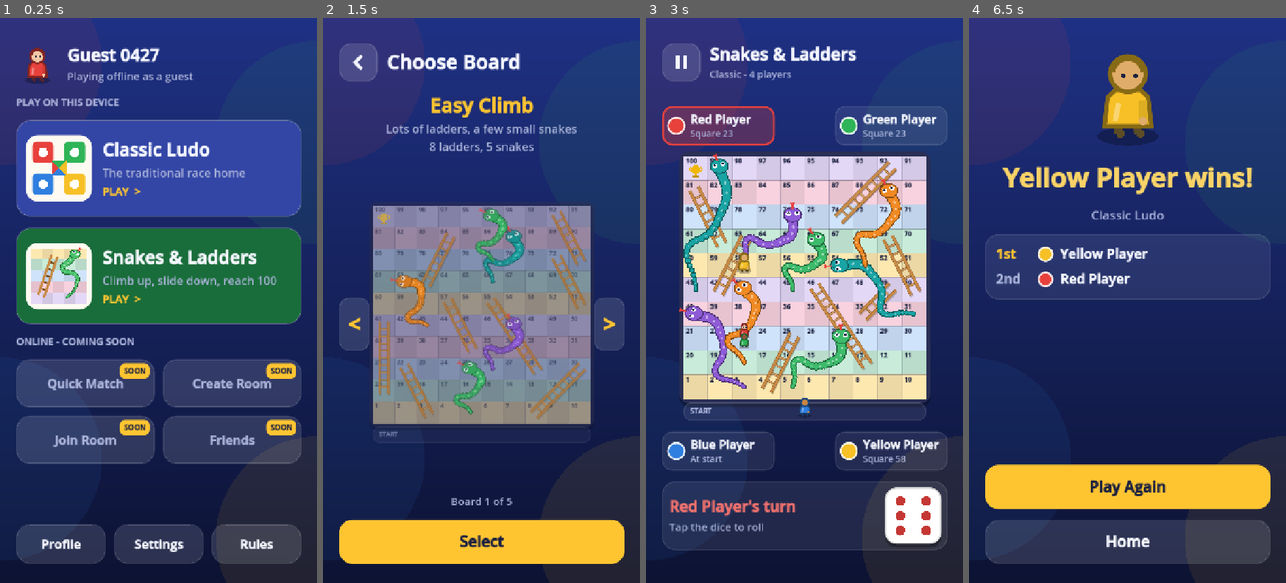
Above: before the commit, frames 1-4 (left to right).
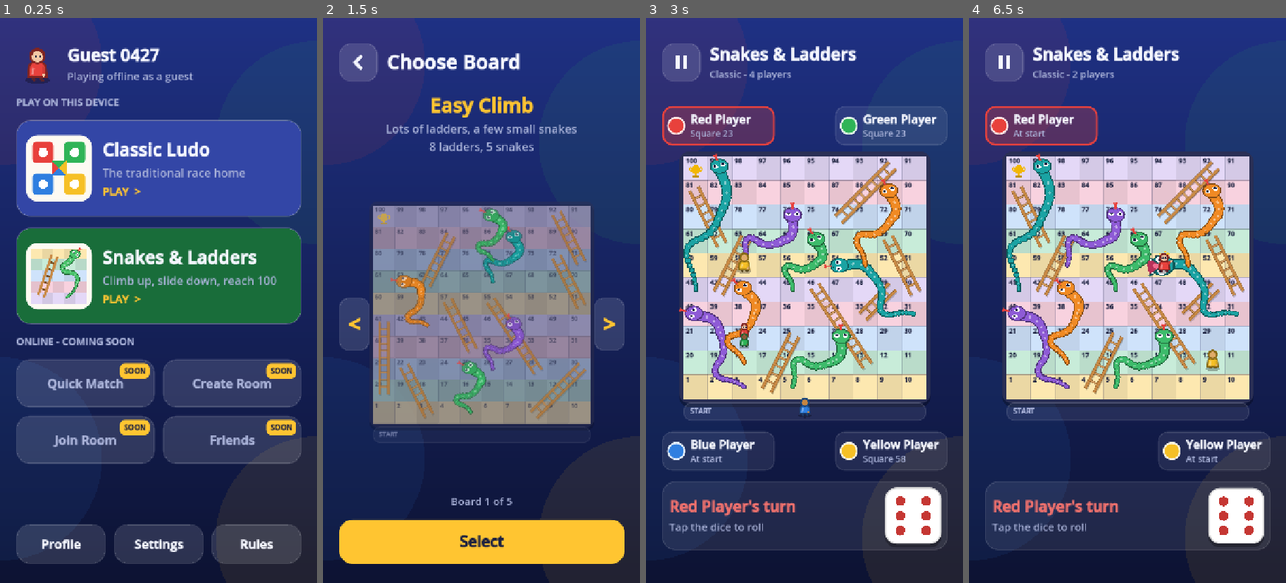
Above: after the commit, the same moments.

Repository: xtremrakib007/RsLUDO
Game: Godot game, scene res://tools/screenshots.tscn
Two runs of this game, one before a commit and one after it. Both use one fixed random seed, a clock stepped at 60 frames per second and the inputs below. This scene is started directly instead of the project's main scene.
Inputs (mouse positions are in pixels of both pictures, inside the frame that each line leads up to):
- Up to frame 1 (0.25 s): no input
- Up to frame 2 (1.5 s): click (481, 170) at 0.52 s; click "Continue" at 1.25 s
- Up to frame 3 (3 s): click "<" at 2 s; click (680, 63) at 2.75 s
- Up to frame 4 (6.5 s): move the mouse to (1197, 272) at 3.52 s; click (1197, 272) at 3.67 s; click (1235, 515) at 4.25 s; click (1235, 515) at 5 s; click (1235, 515) at 5.75 s

The runs differ from the first frame. In frame 1, less than 0.1% of the frame differs, in the area x 23-25%, y 41-43%; in frame 2, less than 0.1%; in frame 3, less than 0.1%; in frame 4, 52%, in the area x 5-96%, y 4-97%.

Commit message:
Snakes & Ladders: the snake opens its mouth and swallows the pawn
When a pawn stops on a snake's head, the snake opens a big cartoon mouth, the
pawn is pulled in and shrinks, the mouth snaps shut (GULP!), a bulge in the
pawn's colour travels down the body, and the pawn pops out of the tail, dizzy.

Co-Authored-By: Claude Opus 5.5 <noreply@anthropic.com>
Claude-Session: https://claude.ai/code/session_01PxNJNDQdbjEGoucC67j9Ub

Diff:
--- a/scripts/board/snake_art.gd
+++ b/scripts/board/snake_art.gd
@@ -4,49 +4,86 @@
 ## Placeholder art drawn in code; it can be replaced by sprites later.
 
 
-static func draw_snake(canvas: CanvasItem, anchors: Array[Vector2], cell: float, color: Color) -> void:
+## mouth_open: 0 closed .. 1 wide open. bulge: -1 none, else 0 (at the head) .. 1 (at the tail),
+## a swallowed character travelling down the body, drawn in bulge_color.
+static func draw_snake(canvas: CanvasItem, anchors: Array[Vector2], cell: float, color: Color, mouth_open: float = 0.0, bulge: float = -1.0, bulge_color: Color = Color.WHITE) -> void:
 	if anchors.size() < 2:
 		return
 	var path := _wiggle(_smooth(anchors), cell)
 	var count := path.size()
 	var outline := color.darkened(0.45)
 	var belly := color.lightened(0.45)
+	var bulge_index := (1.0 - bulge) * (count - 1) if bulge >= 0.0 else -100.0
 
-	# Body: overlapping circles that grow from the tail to the neck.
+	# Body: overlapping circles that grow from the tail to the neck, swelling where the bulge is.
 	for pass_index in 2:
 		for k in count:
-			var r := _radius(k, count, cell)
+			var r := _radius(k, count, cell) * _swell(k, bulge_index)
 			if pass_index == 0:
 				canvas.draw_circle(path[k], r + cell * 0.04, outline)
 			else:
 				canvas.draw_circle(path[k], r, color)
+	if bulge >= 0.0:
+		# A hint of the swallowed character's colour inside the bulge.
+		var i := clampi(roundi(bulge_index), 0, count - 1)
+		canvas.draw_circle(path[i], _radius(i, count, cell) * 1.1, Color(bulge_color, 0.45))
 	# Scales and a lighter belly stripe.
 	for k in range(2, count - 3, 2):
-		var r := _radius(k, count, cell)
+		var r := _radius(k, count, cell) * _swell(k, bulge_index)
 		canvas.draw_circle(path[k], r * 0.32, belly)
 		if k % 4 == 0:
 			canvas.draw_circle(path[k] + _normal(path, k) * r * 0.55, r * 0.22, outline.lerp(color, 0.4))
 
-	# Head, turned the way the body was going.
-	var direction := (path[count - 1] - path[maxi(count - 4, 0)]).normalized()
+	# Head, turned the way the body was going; it grows a little as the mouth opens.
+	var direction := head_direction(path)
 	var head := path[count - 1] + direction * cell * 0.08
-	canvas.draw_set_transform(head, direction.angle(), Vector2(1.25, 1.0))
+	var open := clampf(mouth_open, 0.0, 1.0)
+	canvas.draw_set_transform(head, direction.angle(), Vector2(1.25, 1.0) * (1.0 + 0.35 * open))
 	var head_r := cell * 0.27
 	canvas.draw_circle(Vector2.ZERO, head_r + cell * 0.04, outline)
 	canvas.draw_circle(Vector2.ZERO, head_r, color)
+	if open > 0.02:
+		# Cartoon open mouth: pink inside, tongue, two little white fangs.
+		var jaw := head_r * 1.05 * open
+		var mouth := PackedVector2Array([Vector2(-head_r * 0.15, 0), Vector2(head_r * 1.25, -jaw), Vector2(head_r * 1.35, 0), Vector2(head_r * 1.25, jaw)])
+		canvas.draw_colored_polygon(mouth, Color("b8325a"))
+		canvas.draw_polyline(PackedVector2Array([mouth[1], mouth[0], mouth[3]]), outline, maxf(1.5, cell * 0.04), true)
+		canvas.draw_circle(Vector2(head_r * 0.55, 0), head_r * 0.3 * open, Color("f06d8f"))
+		for side in [-1.0, 1.0]:
+			var base := Vector2(head_r * 0.95, jaw * 0.8 * side)
+			var fang := PackedVector2Array([base + Vector2(-head_r * 0.1, 0), base + Vector2(head_r * 0.1, 0), base + Vector2(0, -head_r * 0.3 * side * open)])
+			canvas.draw_colored_polygon(fang, Color.WHITE)
 	for side in [-1.0, 1.0]:
-		var eye := Vector2(head_r * 0.2, head_r * 0.5 * side)
-		canvas.draw_circle(eye, head_r * 0.32, Color.WHITE)
+		var eye := Vector2(head_r * 0.1, head_r * (0.5 + 0.15 * open) * side)
+		canvas.draw_circle(eye, head_r * (0.32 + 0.08 * open), Color.WHITE)
 		canvas.draw_circle(eye + Vector2(head_r * 0.08, 0), head_r * 0.16, Palette.TEXT_DARK)
-	canvas.draw_circle(Vector2(head_r * 0.75, -head_r * 0.2), head_r * 0.07, outline)
-	canvas.draw_circle(Vector2(head_r * 0.75, head_r * 0.2), head_r * 0.07, outline)
-	var tongue_color := Color("e8413c")
-	var tip := Vector2(head_r * 1.55, 0)
-	var width := maxf(1.5, cell * 0.045)
-	canvas.draw_line(Vector2(head_r * 0.95, 0), tip, tongue_color, width, true)
-	canvas.draw_line(tip, tip + Vector2(head_r * 0.25, -head_r * 0.2), tongue_color, width, true)
-	canvas.draw_line(tip, tip + Vector2(head_r * 0.25, head_r * 0.2), tongue_color, width, true)
+	if open <= 0.02:
+		canvas.draw_circle(Vector2(head_r * 0.75, -head_r * 0.2), head_r * 0.07, outline)
+		canvas.draw_circle(Vector2(head_r * 0.75, head_r * 0.2), head_r * 0.07, outline)
+		var tongue_color := Color("e8413c")
+		var tip := Vector2(head_r * 1.55, 0)
+		var width := maxf(1.5, cell * 0.045)
+		canvas.draw_line(Vector2(head_r * 0.95, 0), tip, tongue_color, width, true)
+		canvas.draw_line(tip, tip + Vector2(head_r * 0.25, -head_r * 0.2), tongue_color, width, true)
+		canvas.draw_line(tip, tip + Vector2(head_r * 0.25, head_r * 0.2), tongue_color, width, true)
 	canvas.draw_set_transform(Vector2.ZERO, 0.0, Vector2.ONE)
+
+
+## Which way the head points (along the end of the body path).
+static func head_direction(path: PackedVector2Array) -> Vector2:
+	var count := path.size()
+	return (path[count - 1] - path[maxi(count - 4, 0)]).normalized()
+
+
+## Where a swallowed character disappears: just inside the open mouth.
+static func mouth_point(anchors: Array[Vector2], cell: float) -> Vector2:
+	var path := body_path(anchors, cell)
+	return path[path.size() - 1] + head_direction(path) * cell * 0.45
+
+
+static func _swell(k: int, bulge_index: float) -> float:
+	var d := (k - bulge_index) / 2.5
+	return 1.0 + 0.9 * exp(-d * d)
 
 
 ## The snake's body line (tail to head), used to slide pawns down a snake.
--- a/scripts/board/snl_board_view.gd
+++ b/scripts/board/snl_board_view.gd
@@ -93,34 +93,70 @@
 	node.set_climb(0.0)
 
 
-## Slides down a snake, following its body from head to tail.
+## The snake eats the pawn: mouth opens, the pawn is pulled in, the mouth snaps
+## shut, a bulge travels down the body, and the pawn pops out of the tail, dizzy.
 func animate_slide(seat: int, from: int, to: int) -> void:
 	var node := pawn_node(seat)
 	if node == null:
 		return
-	_slide_path = SnakeArt.body_path(_snake_anchors(from, to), cell_size())
-	_slide_path.reverse()
-	_slide_node = node
-	# Arms up, "wheee", down the snake's back.
+	var cs := cell_size()
+	var anchors := _snake_anchors(from, to)
+	snake_head = from
+	snake_bulge = -1.0
+	_bulge_color = Palette.seat_color(seat)
+
+	# 1. Mouth opens wide; the pawn looks scared.
+	node.dizzy = true
 	node.arm_raise = 1.0
-	node.dizzy = true
 	var tween := create_tween()
-	tween.tween_method(_slide_step, 0.0, 1.0, 0.9).set_trans(Tween.TRANS_QUAD).set_ease(Tween.EASE_IN)
-	await tween.finished
-	node.rotation = 0.0
+	tween.tween_method(_set_mouth, 0.0, 1.0, 0.25).set_trans(Tween.TRANS_BACK).set_ease(Tween.EASE_OUT)
+	await tween.finished
+
+	# 2. Pulled into the mouth, shrinking.
+	tween = create_tween().set_parallel()
+	tween.tween_property(node, "position", SnakeArt.mouth_point(anchors, cs), 0.3).set_trans(Tween.TRANS_QUAD).set_ease(Tween.EASE_IN)
+	tween.tween_property(node, "scale", Vector2(0.15, 0.15), 0.3).set_trans(Tween.TRANS_QUAD).set_ease(Tween.EASE_IN)
+	await tween.finished
+	node.visible = false
+
+	# 3. GULP: the mouth snaps shut.
+	tween = create_tween()
+	tween.tween_method(_set_mouth, 1.0, 0.0, 0.15)
+	await tween.finished
+
+	# 4. A bulge travels from head to tail.
+	tween = create_tween()
+	tween.tween_method(_set_bulge, 0.0, 1.0, 1.0).set_trans(Tween.TRANS_SINE).set_ease(Tween.EASE_IN_OUT)
+	await tween.finished
+	_set_bulge(-1.0)
+	snake_head = -1
+
+	# 5. Pops out of the tail, dizzy, then recovers.
+	node.position = square_center(to) + _pawn_offset()
 	node.arm_raise = 0.0
+	node.visible = true
+	tween = create_tween()
+	tween.tween_property(node, "scale", Vector2.ONE, 0.3).set_trans(Tween.TRANS_BACK).set_ease(Tween.EASE_OUT)
+	tween.tween_interval(0.35)
+	await tween.finished
 	node.dizzy = false
 
 
-var _slide_path := PackedVector2Array()
-var _slide_node: PawnToken
-
-
-func _slide_step(t: float) -> void:
-	if _slide_node == null:
-		return
-	_slide_node.position = _point_along(_slide_path, t) + _pawn_offset()
-	_slide_node.rotation = sin(t * TAU * 3.0) * 0.25
+## Which snake (by head square) is animating, its mouth and bulge (for drawing and tests).
+var snake_head: int = -1
+var snake_mouth: float = 0.0
+var snake_bulge: float = -1.0
+var _bulge_color: Color = Color.WHITE
+
+
+func _set_mouth(value: float) -> void:
+	snake_mouth = value
+	queue_redraw()
+
+
+func _set_bulge(value: float) -> void:
+	snake_bulge = value
+	queue_redraw()
 
 
 func _point_along(path: PackedVector2Array, t: float) -> Vector2:
@@ -199,7 +235,11 @@
 		_draw_ladder(int(bottom), int(board.ladders[bottom]), cs)
 	var index := 0
 	for head in board.snakes:
-		SnakeArt.draw_snake(self, _snake_anchors(int(head), int(board.snakes[head])), cs, Palette.snake_color(index))
+		var anchors := _snake_anchors(int(head), int(board.snakes[head]))
+		if int(head) == snake_head:
+			SnakeArt.draw_snake(self, anchors, cs, Palette.snake_color(index), snake_mouth, snake_bulge, _bulge_color)
+		else:
+			SnakeArt.draw_snake(self, anchors, cs, Palette.snake_color(index))
 		index += 1
 
 
--- a/scripts/ui/screens/snl_game_screen.gd
+++ b/scripts/ui/screens/snl_game_screen.gd
@@ -76,8 +76,7 @@
 				await _wait(0.25)
 				await board.animate_climb(d["seat"], d["to"])
 			GameEvent.Type.SNAKE_SLIDE:
-				_show_banner("Snake! Down to %d" % d["to"], Palette.SNAKE_BODY)
-				await _wait(0.25)
+				_show_banner("GULP! Down to %d" % d["to"], Palette.SNAKE_BODY)
 				await board.animate_slide(d["seat"], d["from"], d["to"])
 			GameEvent.Type.PLAYER_FINISHED:
 				_show_banner("%s reached 100!" % _name(d["seat"]), Palette.seat_color(d["seat"]))
--- a/tests/unit/test_animations.gd
+++ b/tests/unit/test_animations.gd
@@ -96,3 +96,32 @@
 	assert_eq(local_match.state.pawn_progress(0, 0), 15)
 	screen.queue_free()
 	await tree.process_frame
+
+
+func test_snake_swallows_the_pawn_and_it_pops_out_at_the_tail() -> void:
+	var view := SnlBoardView.new()
+	view.size = Vector2(600, 660)
+	view.setup(SnlBoard.create("t", "T", "", {}, {27: 5}), [0] as Array[int])
+	tree.root.add_child(view)
+	await tree.process_frame
+	var state := SnlState.create([0] as Array[int])
+	state.set_position(0, 27)
+	view.sync(state)
+	var pawn := view.pawn_node(0)
+	view.animate_slide(0, 27, 5)
+	await _wait_seconds(0.2)
+	assert_eq(view.snake_head, 27, "the snake on 27 is animating")
+	assert_true(view.snake_mouth > 0.5, "mouth opens wide")
+	await _wait_seconds(0.55)
+	assert_false(pawn.visible, "pawn swallowed")
+	await _wait_seconds(0.5)
+	assert_true(view.snake_bulge > 0.0 and view.snake_bulge < 1.0, "bulge travelling down the body")
+	await _wait_seconds(1.3)
+	assert_true(pawn.visible, "pawn popped out")
+	assert_eq(pawn.scale, Vector2.ONE, "back to full size")
+	assert_true(pawn.position.distance_to(view.square_center(5)) < view.cell_size(), "at the snake's tail")
+	assert_eq(view.snake_head, -1, "snake back to normal")
+	assert_eq(view.snake_bulge, -1.0, "no bulge left")
+	assert_eq(view.snake_mouth, 0.0, "mouth closed")
+	view.queue_free()
+	await tree.process_frame
--- a/tools/screenshots.gd
+++ b/tools/screenshots.gd
@@ -34,6 +34,10 @@
 	AppState.match_config = MatchConfig.create(ClassicMode.ID, 4)
 	_capture_style = CaptureAnimator.Style.HAMMER
 	await _shot("game", out_dir, _setup_capture, "capture_hammer", 0, 0.62)
+	AppState.match_config = MatchConfig.create(SnakesLaddersMode.ID, 2)
+	AppState.match_config.board_id = "classic"
+	await _shot("snl_game", out_dir, _setup_snake_bite, "snake_mouth_open", 0, 0.45)
+	await _shot("snl_game", out_dir, _setup_snake_bite, "snake_bulge", 0, 1.25)
 	AppState.match_config = MatchConfig.create(ClassicMode.ID, 2)
 	AppState.last_ranking = [2, 0] as Array[int]
 	await _shot("result", out_dir, func() -> void: pass)
@@ -102,6 +106,16 @@
 	CaptureAnimator.play(board, board.pawn_node(0, 0), board.pawn_node(1, 0), _capture_style, board.cell_size())
 
 
+## Red stands on the head of the snake 54 -> 31 and gets eaten.
+func _setup_snake_bite() -> void:
+	var m: SnlMatch = _current.get("snl_match")
+	var board: SnlBoardView = _current.get("board")
+	m.state.set_position(0, 54)
+	m.state.set_position(2, 12)
+	board.sync(m.state)
+	board.animate_slide(0, 54, 31)
+
+
 ## Two pawns that can move: shows the glowing choice.
 func _setup_choice() -> void:
 	var m: LocalMatch = _current.get("local_match")
